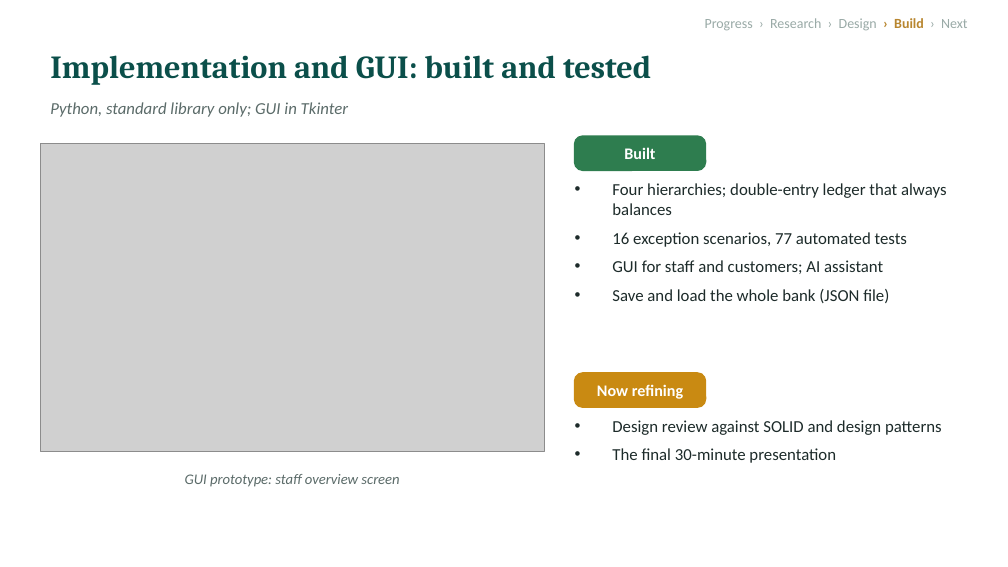
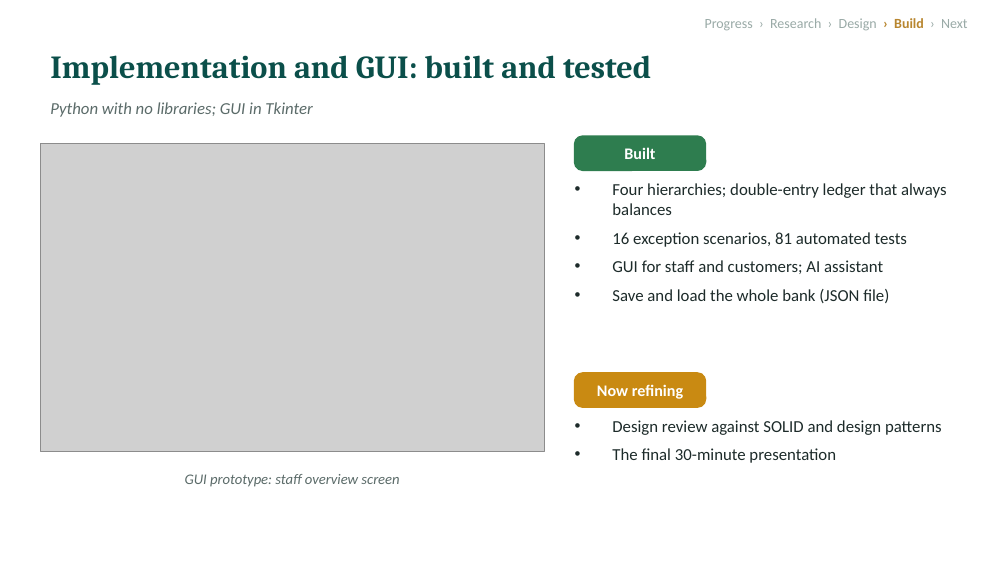
Before and after one commit to l255668-hash/commercial-banking, a slide deck: slide 8 of docs/Progress_Presentation_1.pptx. Drawn at 1008x567 pixels with LibreOffice and Linux fonts; fonts in the diff are those of the drawing; grey boxes stand for pictures. Boxes give left, top, right and bottom in pixels: in the first picture for what was removed or moved away, otherwise in the second. Text is boxed around its words. In the diff, an @@ line names an element or a change of style, - is before the commit and + after.

```diff
--- a/docs/Progress_Presentation_1.pptx
+++ b/docs/Progress_Presentation_1.pptx
@@ text at (50,102,312,117): text changed @@
-Python, standard library only; GUI in Tkinter
+Python with no libraries; GUI in Tkinter
@@ text at (612,232,907,247): text changed @@
-• 16 exception scenarios, 77 automated tests
+• 16 exception scenarios, 81 automated tests
```
Also in this commit, not shown: 1 other slide changed, 18 other files.
